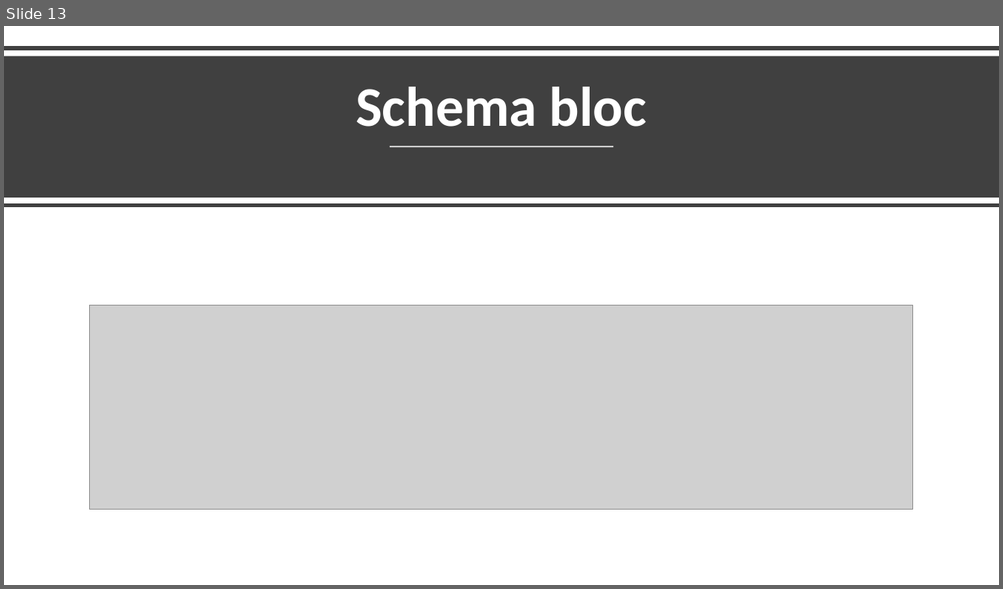
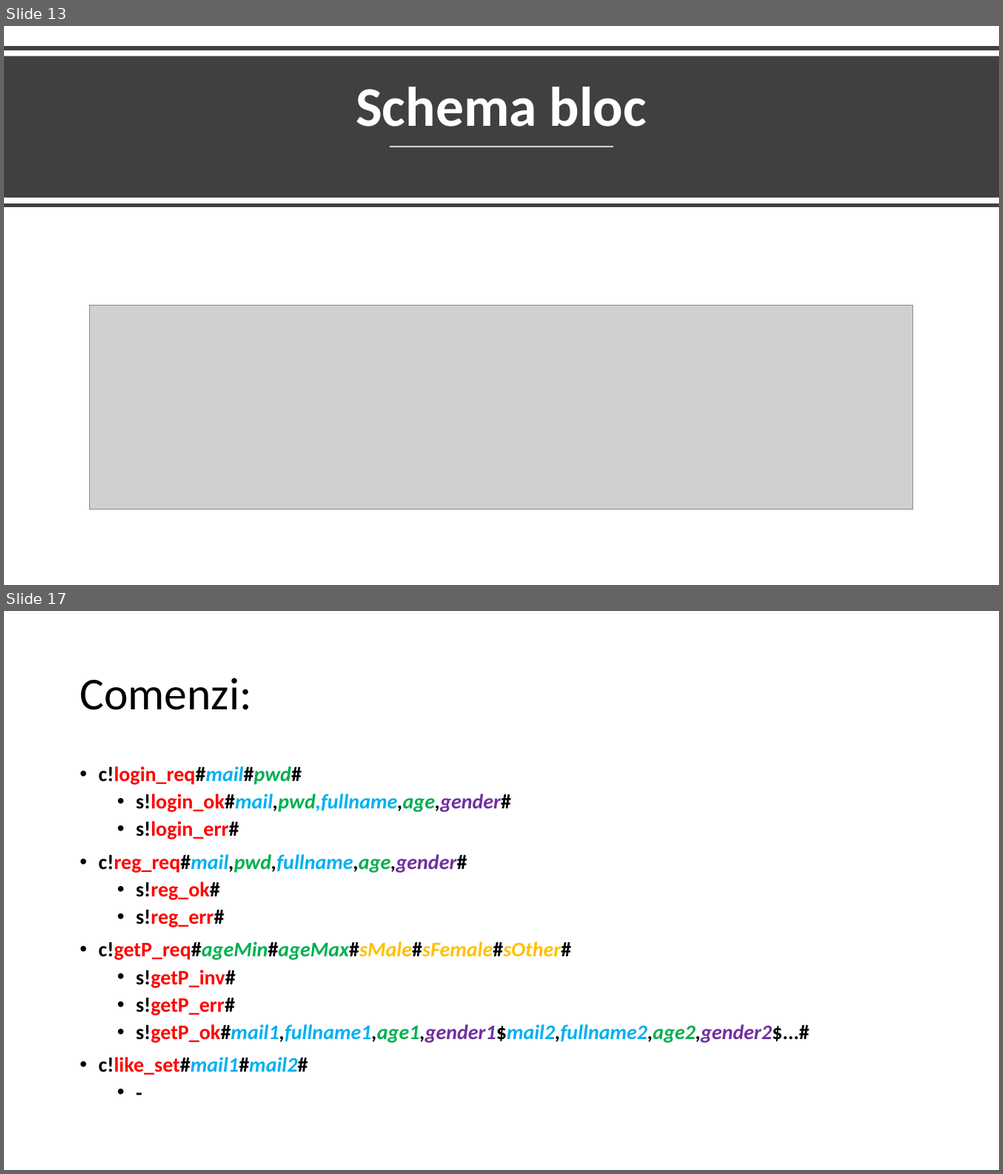
Before and after one commit to GoreaTudor/MyTinder, a slide deck: Presentation.pptx. Shown one above the other, each under a label of ours: slide 13 before the commit, slides 13 and 17 after it; the slides between them are not shown. The pictures are 1003x589 and 1003x1174 pixels, drawn with LibreOffice and Linux fonts; fonts in the diff are those of the drawing; grey boxes stand for pictures. Boxes give left, top, right and bottom in pixels: in the first picture for what was removed or moved away, otherwise in the second. Text is boxed around its words. In the diff, an @@ line names an element or a change of style, - is before the commit and + after.

```diff
--- a/Presentation.pptx
+++ b/Presentation.pptx
@@ slide 17 added at (4, 611, 999, 1170), background #FFFFFF @@
@@ title added at (79, 678, 251, 710), 44 pt, text #000000 @@
+Comenzi:
@@ text added at (99, 766, 809, 1075), 20 pt, text #FF0000, bold, italic @@
+• c!login_req#mail#pwd#
+  • s!login_ok#mail,pwd,fullname,age,gender#
+  • s!login_err#
+• c!reg_req#mail,pwd,fullname,age,gender#
+  • s!reg_ok#
+  • s!reg_err#
+• c!getP_req#ageMin#ageMax#sMale#sFemale#sOther#
+  • s!getP_inv#
+  • s!getP_err#
+  • s!getP_ok#mail1,fullname1,age1,gender1$mail2,fullname2,age2,gender2$...#
+• c!like_set#mail1#mail2#
+  • -
```
Also in this commit, not shown: 1 slide changed, 4 other slides added, 1 slide removed.
